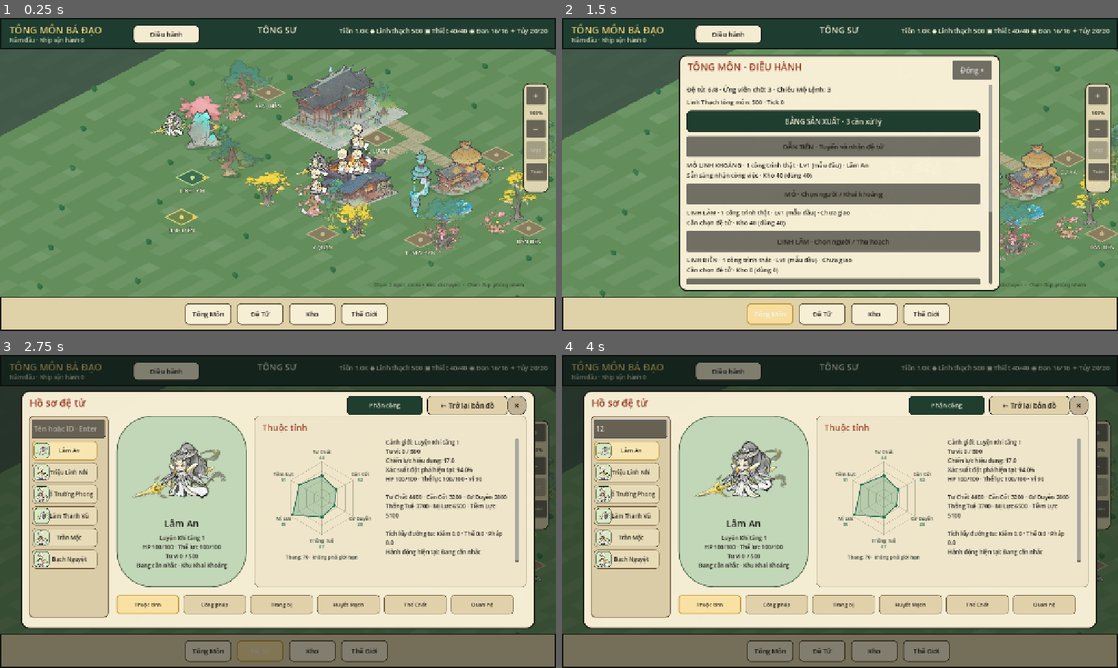
Above: before the commit, frames 1-4 (two rows, left to right).
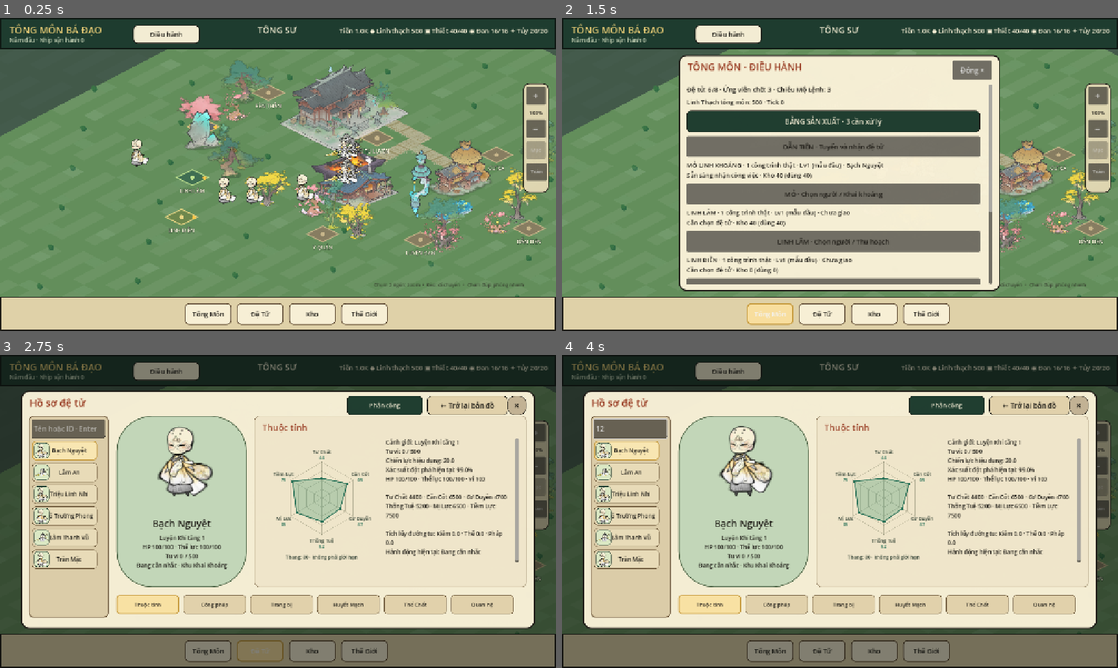
Above: after the commit, the same moments.

Repository: vuanhtuan161094-byte/TongMonBaDao
Game: Godot game, scene res://scenes/p3/p3_2_landscape_sect.tscn
Two runs of this game, one before a commit and one after it. Both use one fixed random seed, a clock stepped at 60 frames per second and the inputs below.
Inputs (mouse positions are in pixels of both pictures, inside the frame that each line leads up to):
- Up to frame 1 (0.25 s): no input
- Up to frame 2 (1.5 s): click (739, 115) at 0.52 s; click "Tông Môn" at 1.25 s
- Up to frame 3 (2.75 s): click "Đệ Tử" at 2 s
- Up to frame 4 (4 s): click (628, 430) at 2.77 s; type "12" at 2.85 s; click "Kho" at 3.5 s

The runs differ from the first frame. In frame 1, 2.0% of the frame differs, in the area x 23-67%, y 29-60%; in frame 2, 4.1%, in the area x 0-100%, y 10-90%; in frame 3, 3.0%; in frame 4, 3.0%.

Commit message:
fix(G1 UX): always-visible canonical production progress, legible disabled controls, distance-based map actor travel [skip ci]

Diff:
--- a/godot/src/presentation/p3_2_landscape_sect.gd
+++ b/godot/src/presentation/p3_2_landscape_sect.gd
@@ -5,6 +5,9 @@
 const FOCUS_MARKER_SIZE := Vector2(82.0, 82.0)
 const PRODUCTION_PANEL_WIDTH := 320.0
 const PRODUCTION_CONTENT_WIDTH := 284.0
+# Visual travel rate in map world pixels/second; gameplay travel, scheduler
+# and profession work speed remain separate canonical systems.
+const MAP_ACTOR_VISUAL_WALK_PX_PER_SEC := 175.0
 
 var map_zoom: float = SectMapCamera.DEFAULT_ZOOM
 var touch_points: Dictionary = {}
@@ -35,6 +38,7 @@
 var female_motion_library: AnimationLibrary
 var workforce_return_building_id: StringName = &""
 var modular_live_actor_ids: Dictionary = {}
+var actor_walk_tweens: Dictionary = {}
 # Only three source scenes currently: cache shared stand textures by scene path,
 # never make one atlas/AnimatedSprite2D per disciple or roster entry.
 var source_a_portrait_textures: Dictionary = {}
@@ -51,6 +55,8 @@
 var building_operation_panel: Panel
 var building_operation_title: Label
 var building_operation_body: Label
+var building_operation_progress_caption: Label
+var building_operation_progress_bar: ProgressBar
 var building_operation_content: VBoxContainer
 var building_management_container: VBoxContainer
 var building_management_feedback := ""
@@ -653,10 +659,17 @@
                 modular.sync_action(disciple.current_action)
 
         if delta.length() > 1.0:
+            # Travel time reflects visible distance, rather than teleporting
+            # any distance in the same 0.32 s. Purely cosmetic: cannot change
+            # canonical travel ticks, work speed or production completion.
+            var old_tween := actor_walk_tweens.get(key) as Tween
+            if old_tween != null and old_tween.is_running():
+                old_tween.kill()
+            var duration := clampf(delta.length()/MAP_ACTOR_VISUAL_WALK_PX_PER_SEC,0.18,6.0)
             var tween := create_tween()
-            tween.set_trans(Tween.TRANS_QUAD)
-            tween.set_ease(Tween.EASE_IN_OUT)
-            tween.tween_property(actor, "position", target, 0.32)
+            tween.set_trans(Tween.TRANS_LINEAR)
+            tween.tween_property(actor, "position", target, duration)
+            actor_walk_tweens[key] = tween
             if actor is ModularDiscipleActor:
                 tween.finished.connect(Callable(self,"_finish_actor_walk").bind(disciple_id,target))
 
@@ -775,6 +788,32 @@
     separator.size = Vector2(412, 2)
     building_operation_panel.add_child(separator)
 
+    # Above-the-fold actual production timer, visible without scrolling.
+    # The backing value is recomputed from real saved jobs/plots on refresh.
+    building_operation_progress_caption = Label.new()
+    building_operation_progress_caption.name = "ProductionProgressCaption"
+    building_operation_progress_caption.position = Vector2(16, 84)
+    building_operation_progress_caption.size = Vector2(PRODUCTION_CONTENT_WIDTH,40)
+    building_operation_progress_caption.autowrap_mode = TextServer.AUTOWRAP_WORD_SMART
+    building_operation_progress_caption.add_theme_font_size_override("font_size",13)
+    building_operation_progress_caption.add_theme_color_override("font_color",INK)
+    building_operation_progress_caption.mouse_filter = Control.MOUSE_FILTER_IGNORE
+    building_operation_progress_caption.visible = false
+    building_operation_panel.add_child(building_operation_progress_caption)
+
+    building_operation_progress_bar = ProgressBar.new()
+    building_operation_progress_bar.name = "ProductionProgressBar"
+    building_operation_progress_bar.position = Vector2(16,127)
+    building_operation_progress_bar.size = Vector2(PRODUCTION_CONTENT_WIDTH,13)
+    building_operation_progress_bar.min_value = 0.0
+    building_operation_progress_bar.max_value = 100.0
+    building_operation_progress_bar.show_percentage = false
+    building_operation_progress_bar.mouse_filter = Control.MOUSE_FILTER_IGNORE
+    building_operation_progress_bar.add_theme_stylebox_override("background",_style(Color(0.80,0.79,0.70),INK,1,5))
+    building_operation_progress_bar.add_theme_stylebox_override("fill",_style(JADE_DARK,JADE_DARK,0,5))
+    building_operation_progress_bar.visible = false
+    building_operation_panel.add_child(building_operation_progress_bar)
+
     var scroll := ScrollContainer.new()
     scroll.name = "BuildingOperationScroll"
     scroll.position = Vector2(14, 92)
@@ -849,6 +888,7 @@
         feedback = "\n\n%s" % building_management_feedback
     var workforce_target := _workforce_building_type()
     _layout_building_operation_panel(workforce_target != &"")
+    _refresh_production_progress_header(workforce_target)
     building_operation_body.text = (
         _workforce_operation_summary(workforce_target) if workforce_target != &""
         else _building_operation_text(selected_building)
@@ -865,6 +905,93 @@
     else:
         building_operation_body.custom_minimum_size.y = 0
     _rebuild_building_management_controls()
+    _ensure_disabled_controls_readable(building_management_container)
+
+# These controls are opaque even when disabled; use readable dark labels,
+# never the white-on-middle-gray text observed in the owner's visual audit.
+func _ensure_disabled_controls_readable(root_node: Node) -> void:
+    for child in root_node.get_children():
+        if child is Button:
+            var button := child as Button
+            button.add_theme_color_override("font_disabled_color",INK)
+            button.add_theme_stylebox_override(
+                "disabled",_style(Color(0.84,0.83,0.75),Color(0.46,0.44,0.37),1,8)
+            )
+        _ensure_disabled_controls_readable(child)
+
+func _refresh_production_progress_header(building_type: StringName) -> void:
+    if building_operation_progress_caption == null or building_operation_progress_bar == null:
+        return
+    var shown := building_type != &""
+    building_operation_progress_caption.visible = shown
+    building_operation_progress_bar.visible = shown
+    if not shown:
+        return
+    var building := _selected_resource_instance(building_type)
+    if building == null:
+        building_operation_progress_caption.text = "Chưa có công trình · chọn công trình trước"
+        building_operation_progress_bar.value = 0.0
+        return
+    var buildings := BuildingSystem.new()
+    if building_type in [BuildingSystem.TYPE_MINE,BuildingSystem.TYPE_LINH_FOREST]:
+        var jobs := buildings.resource_timer_jobs(building)
+        if not jobs.is_empty() and jobs[0] is Dictionary:
+            var job: Dictionary = jobs[0]
+            var start_tick := int(job.get("started_tick",state.tick))
+            var finish_tick := int(job.get("finish_tick",state.tick))
+            var total := maxi(1,finish_tick-start_tick)
+            var elapsed := clampi(state.tick-start_tick,0,total)
+            var resource_name := ResourceRegistry.new().display_name(
+                StringName(job.get("resource_id",""))
+            )
+            building_operation_progress_caption.text = (
+                "%s ×%d dự kiến\n%d/%d phút · %s" % [
+                    resource_name,maxi(0,int(job.get("output_quantity",0))),
+                    elapsed,total,
+                    "Chờ scheduler kết toán" if finish_tick <= state.tick
+                    else "Còn %d phút" % (finish_tick-state.tick)
+                ]
+            )
+            building_operation_progress_bar.value = 100.0*float(elapsed)/float(total)
+        else:
+            var plan := buildings.selected_resource_production_plan(building)
+            building_operation_progress_caption.text = "CHƯA CÓ MẺ\nDự kiến %s ×%d/mẻ" % [
+                ResourceRegistry.new().display_name(production_plan_registry.output_resource_id(plan)),
+                production_plan_registry.scaled_yield(plan,building.level)
+            ]
+            building_operation_progress_bar.value = 0.0
+        return
+    # Linh Điền has several concurrent plots. Show the nearest pending
+    # harvest explicitly, not a made-up overall progress percentage.
+    var nearest: Dictionary = {}
+    var active_count := 0
+    var snapshots = building.production_state.get("plots",[])
+    if snapshots is Array:
+        for raw in snapshots:
+            if not (raw is Dictionary):
+                continue
+            var plot: Dictionary = raw
+            if StringName(plot.get("status","")) != BuildingSystem.PLOT_GROWING:
+                continue
+            active_count += 1
+            if nearest.is_empty() or int(plot.get("finish_tick",0)) < int(nearest.get("finish_tick",0)):
+                nearest = plot
+    if nearest.is_empty():
+        building_operation_progress_caption.text = "CHƯA TRỒNG CÂY\nChọn đệ tử và bấm Bắt đầu"
+        building_operation_progress_bar.value = 0.0
+        return
+    var start_tick := int(nearest.get("started_tick",state.tick))
+    var finish_tick := int(nearest.get("finish_tick",state.tick))
+    var total := maxi(1,finish_tick-start_tick)
+    var elapsed := clampi(state.tick-start_tick,0,total)
+    building_operation_progress_caption.text = "%d ô trồng · gần nhất: %s ×%d\n%d/%d phút · %s" % [
+        active_count,
+        spirit_crop_registry.display_name(StringName(nearest.get("crop_id",""))),
+        maxi(0,int(nearest.get("routine_yield",0))),elapsed,total,
+        "Chờ scheduler kết toán" if finish_tick <= state.tick
+        else "Còn %d phút" % (finish_tick-state.tick)
+    ]
+    building_operation_progress_bar.value = 100.0*float(elapsed)/float(total)
 
 func _layout_building_operation_panel(compact: bool) -> void:
     var width := PRODUCTION_PANEL_WIDTH if compact else 440.0
@@ -881,6 +1008,10 @@
     separator.size.x = width-28.0
     var scroll := building_operation_panel.get_node("BuildingOperationScroll") as ScrollContainer
     scroll.size.x = width-28.0
+    scroll.position.y = 150.0 if compact else 92.0
+    scroll.size.y = 384.0 if compact else 442.0
+    building_operation_progress_caption.size.x = content_width
+    building_operation_progress_bar.size.x = content_width
     building_operation_content.custom_minimum_size.x = content_width
     building_operation_body.custom_minimum_size.x = content_width
     building_management_container.custom_minimum_size.x = content_width
